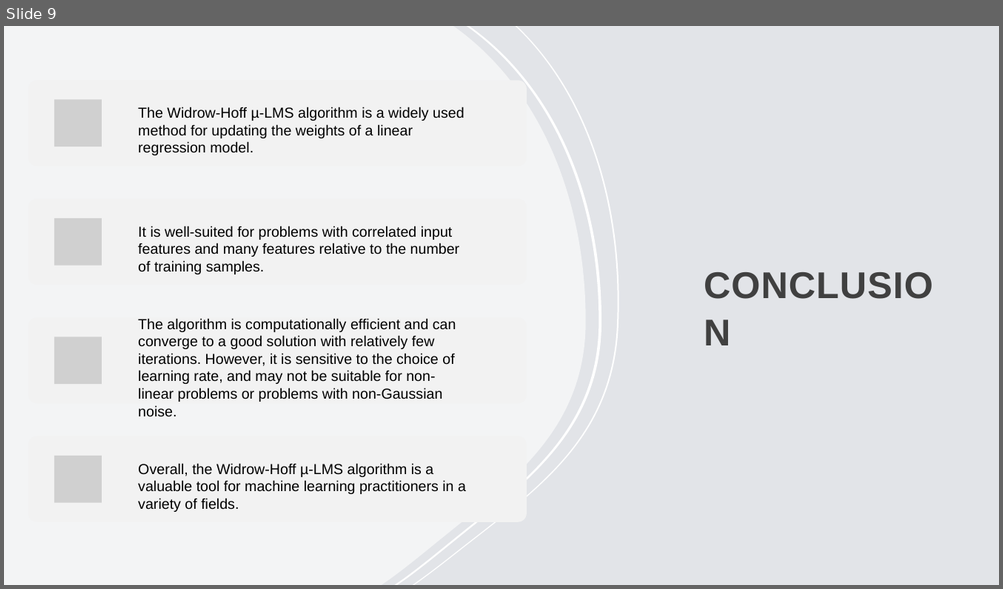
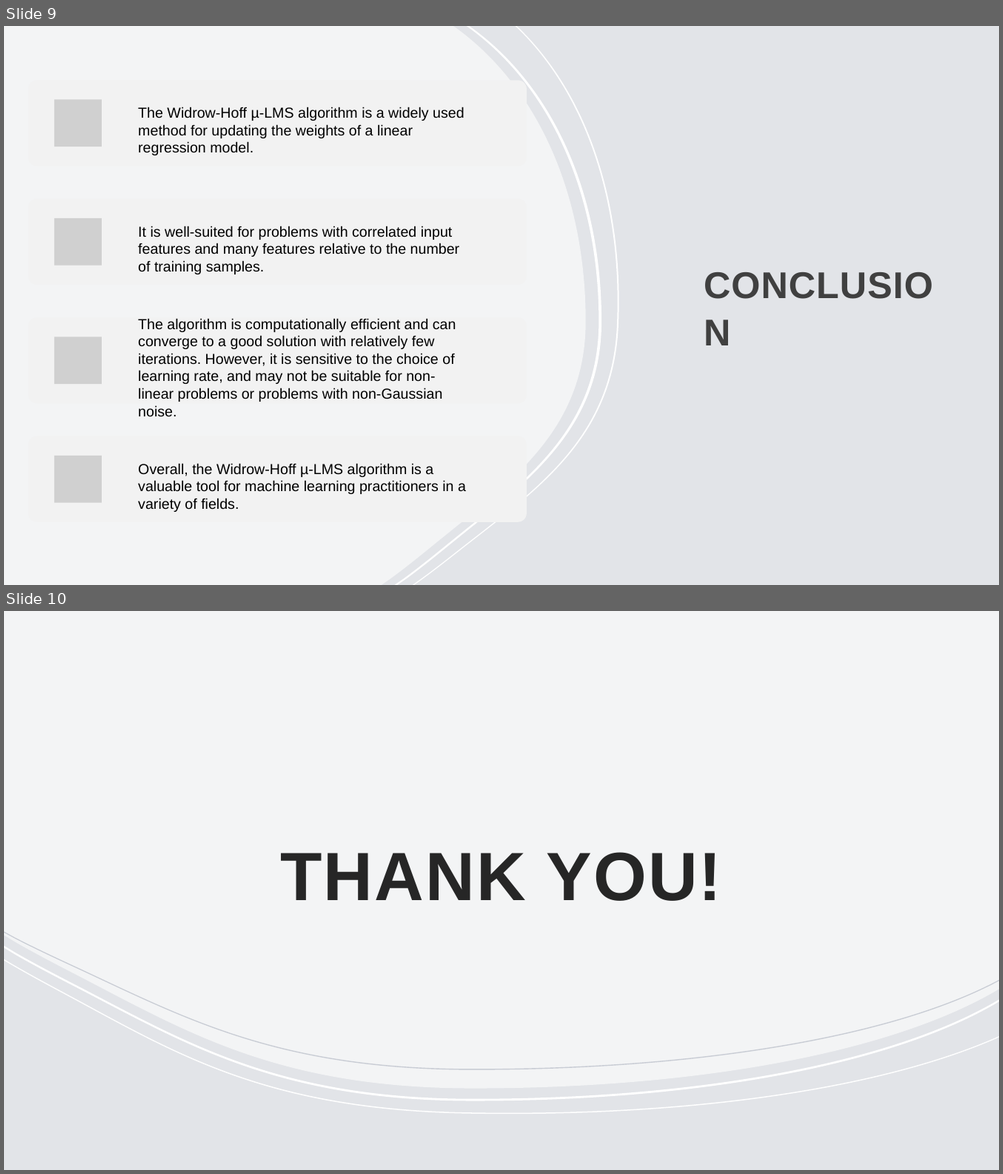
Before and after one commit to Harsh502s/ML-Assignments, a slide deck: SC Seminar/µ-LMS.pptx. Shown one above the other, each under a label of ours: slide 9 before the commit, slides 9 and 10 after it. The pictures are 1003x589 and 1003x1174 pixels, drawn with LibreOffice and Linux fonts; fonts in the diff are those of the drawing; grey boxes stand for pictures. Boxes give left, top, right and bottom in pixels: in the first picture for what was removed or moved away, otherwise in the second. Text is boxed around its words. In the diff, an @@ line names an element or a change of style, - is before the commit and + after.

```diff
--- a/SC Seminar/µ-LMS.pptx
+++ b/SC Seminar/µ-LMS.pptx
@@ slide 10 added at (4, 611, 999, 1170), background #E2E4E8 @@
@@ freeform shape added at (4, 611, 289, 1170), fill #FFFFFF at 60% opacity @@
@@ freeform shape added at (4, 611, 289, 1170), fill #FFFFFF at 60% opacity @@
@@ rectangle added at (4, 611, 999, 1170), fill #E2E4E8 @@
@@ freeform shape added at (4, 612, 998, 1089), fill #FFFFFF at 60% opacity @@
@@ freeform shape added at (79, 611, 264, 1170), fill #C8CCD4 @@
@@ freeform shape added at (98, 611, 304, 1170), fill #FFFFFF @@
@@ freeform shape added at (116, 611, 323, 1170), fill #FFFFFF @@
@@ text added at (280, 852, 722, 901), 66 pt, text #262626, bold @@
+THANK YOU!
@@ freeform shape added at (5, 931, 999, 1071), fill #C8CCD4 @@
@@ freeform shape added at (5, 959, 999, 1114), fill #FFFFFF @@
@@ freeform shape added at (5, 946, 999, 1102), fill #FFFFFF @@
```
Also in this commit, not shown: 3 slides changed, 1 other file.
